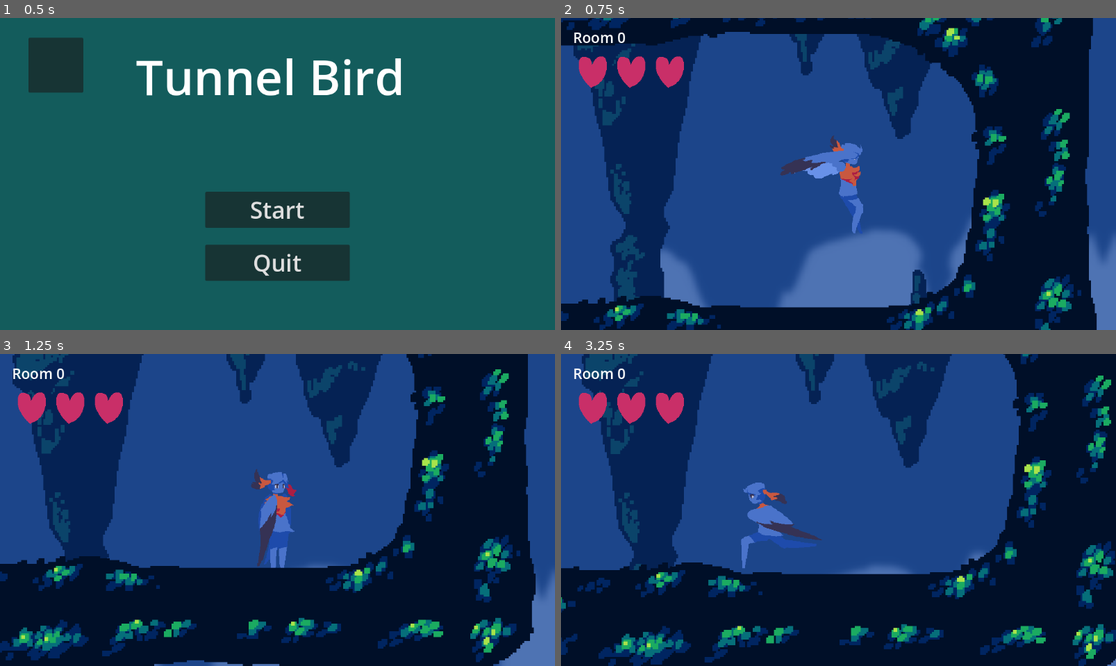
Above: before the commit, frames 1-4 (two rows, left to right).
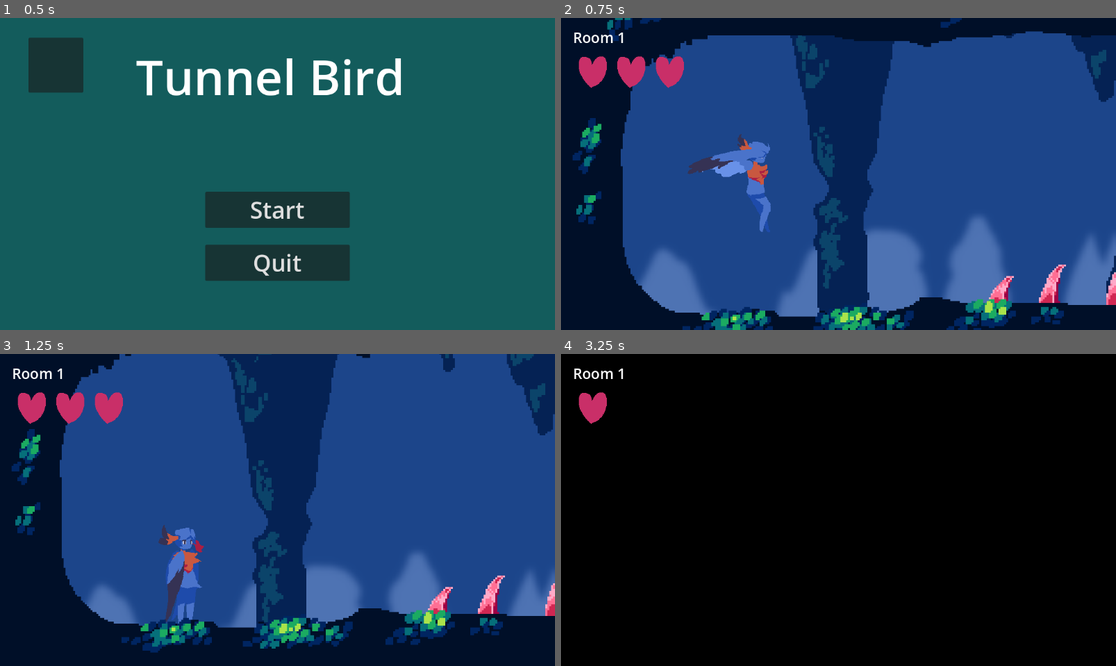
Above: after the commit, the same moments.

Repository: emeryplyler/Paths
Game: Godot game, scene res://title_scene/title.tscn
Two runs of this game, one before a commit and one after it. Both use one fixed random seed, a clock stepped at 60 frames per second and the inputs below.
Inputs:
- Up to frame 1 (0.5 s): no input
- Up to frame 2 (0.75 s): click "Start" at 0.5 s
- Up to frame 3 (1.25 s): no input
- Up to frame 4 (3.25 s): hold Shift (Glide) 1.28-2.03 s; hold D (Right) 1.28-2.78 s; tap Space (Jump) at 1.52, 2.27 s; tap Shift (Glide) at 2.1 s; hold A (Left) from 2.78 s (still down); hold Shift (Glide) from 2.78 s (still down)

Frame 1 is identical in both runs. In frame 2, 56% of the frame differs, in the area x 0-100%, y 0-100%; in frame 3, 60%; in frame 4, 100%.

Commit message:
berry healing item seems to work
still an issue with portal not generating sometimes (i think it's whenever the maze has no branching)
berries seem strangely common still, maybe put a limit on the numebr of berries per level

Diff:
--- /dev/null
+++ b/interactables/berries/berries.gd
@@ -0,0 +1,17 @@
+class_name Berry extends Node2D
+
+signal picked_up_berries
+
+# Called when the node enters the scene tree for the first time.
+func _ready():
+	pass # Replace with function body.
+
+
+# Called every frame. 'delta' is the elapsed time since the previous frame.
+func _process(delta):
+	pass
+
+
+func _on_area_2d_body_entered(body):
+	picked_up_berries.emit()
+	call_deferred("queue_free")
--- /dev/null
+++ b/interactables/berries/berries.tscn
@@ -0,0 +1,22 @@
+[gd_scene load_steps=4 format=3 uid="uid://dbvpesy5un5kv"]
+
+[ext_resource type="Script" path="res://interactables/berries/berries.gd" id="1_mscqq"]
+[ext_resource type="Texture2D" uid="uid://cqahma5fvisyn" path="res://assets/environment/berries.png" id="2_8j5pj"]
+
+[sub_resource type="CircleShape2D" id="CircleShape2D_xxbdb"]
+radius = 24.0832
+
+[node name="Berries" type="Node2D"]
+script = ExtResource("1_mscqq")
+
+[node name="Sprite2D" type="Sprite2D" parent="."]
+scale = Vector2(0.495, 0.495)
+texture = ExtResource("2_8j5pj")
+
+[node name="Area2D" type="Area2D" parent="."]
+collision_mask = 2
+
+[node name="CollisionShape2D" type="CollisionShape2D" parent="Area2D"]
+shape = SubResource("CircleShape2D_xxbdb")
+
+[connection signal="body_entered" from="Area2D" to="." method="_on_area_2d_body_entered"]
--- a/main_game_scene/Maze.gd
+++ b/main_game_scene/Maze.gd
@@ -25,6 +25,7 @@
 var player_health: int = 3 # current health, init at 3
 
 @export var Portal: PackedScene # object takes player to next maze
+@export var Berries: PackedScene # the healing item
 @export var passes_label: Label
 
 @export var BlackScreenAnimator: CanvasLayer
@@ -38,10 +39,13 @@
 
 signal player_died
 signal player_respawn # used for playing the fade in animation after respawning
+signal berry_pickup # used for healing berry pickup event
 
 # Called when the node enters the scene tree for the first time.
 func _ready():
 	BlackScreenAnimator.game_over.connect(_on_game_over) # signal sent from animator for timing death sequence
+	#var berry_inst = Berries.instantiate()
+	#berry_inst.picked_up_berries.connect(_on_berry_pickup)
 	GameOverScreen.set_visible(false) # make sure game over screen is not showing
 	level_gen()
 
@@ -82,6 +86,21 @@
 	call_deferred("remove_child", current_portal_inst) # godot gets mad if this isn't deferred
 	#remove_child(current_portal_inst)
 	current_portal_inst.queue_free()
+
+func make_berries(pos: Vector2):
+	var new_berries: Node2D = Berries.instantiate()
+	new_berries.position = pos
+	call_deferred("add_child", new_berries)
+	if new_berries and not new_berries.picked_up_berries.is_connected(_on_berry_pickup):
+		new_berries.picked_up_berries.connect(_on_berry_pickup)
+
+
+func destroy_all_berries():
+	var mazenode = get_node(".")
+	for item in mazenode.get_children():
+		if item is Berry:
+			call_deferred("remove_child", item)
+			item.queue_free()
 
 # small functions because tilesets work differently in godot 4 than 3
 func id_to_coords(id:int):
@@ -151,7 +170,15 @@
 					else:
 						next_atlas_source = 1
 
-			Map.set_cell(map_layer, current, atlas_source, id_to_coords(current_walls)) # set tiles to new correct shape
+
+			# make berries
+			if randi_range(0, 5) == 1:
+				var berry_position = to_global(Map.map_to_local(current))
+				make_berries(berry_position)
+
+
+			# set tiles to new correct shape
+			Map.set_cell(map_layer, current, atlas_source, id_to_coords(current_walls))
 			Map.set_cell(map_layer, next, next_atlas_source, id_to_coords(next_walls))
 
 			current = next
@@ -165,13 +192,23 @@
 				var portal_position = to_global(Map.map_to_local(portal_tile)) # calculate where to spawn the portal in
 				make_portal(portal_position)
 				placed_portal = true
+
 			current = stack.pop_back()
+
+
+		elif neighbors.size() <= 0 and not stack and not placed_portal:
+			# rare case - no neighbors, no stack, no portal
+			var portal_position = to_global(Map.map_to_local(portal_tile))
+			make_portal(portal_position)
+			placed_portal = true
+			print("h")
 
 
 func _on_player_entered_portal():
 	passes += 1
 	Player.velocity = Vector2.ZERO # reset velocity
 	destroy_portal()
+	destroy_all_berries()
 	level_gen()
 
 
@@ -180,6 +217,10 @@
 	player_health -= 1
 	player_died.emit() # trigger animations
 	# NOTE: do we need an invincibility timer?
+
+func _on_berry_pickup():
+	player_health += 1
+	berry_pickup.emit()
 
 # I think this is fires right after the first fade to black animation is finished?
 # The same time as the fade back in animation begins
--- a/main_game_scene/root.tscn
+++ b/main_game_scene/root.tscn
@@ -11,6 +11,7 @@
 [ext_resource type="Texture2D" uid="uid://dkfjcf1dvqfpn" path="res://assets/environment/back.png" id="7_5a7f6"]
 [ext_resource type="Texture2D" uid="uid://c4ovq0o4kjeua" path="res://assets/environment/para1.png" id="8_01bof"]
 [ext_resource type="Texture2D" uid="uid://cbnvxcglgs1o7" path="res://assets/player/player_health.png" id="8_ixdf4"]
+[ext_resource type="PackedScene" uid="uid://dbvpesy5un5kv" path="res://interactables/berries/berries.tscn" id="11_74i73"]
 
 [sub_resource type="CapsuleShape2D" id="CapsuleShape2D_o2pi5"]
 radius = 17.55
@@ -394,6 +395,7 @@
 stretch_mode = 1
 
 [node name="GameOver" type="Control" parent="Player/Camera2D/CanvasLayer"]
+visible = false
 layout_mode = 3
 anchors_preset = 15
 anchor_right = 1.0
@@ -493,6 +495,7 @@
 Player = NodePath("../Player")
 Cam = NodePath("../Player/Camera2D")
 Portal = ExtResource("4_ftpbv")
+Berries = ExtResource("11_74i73")
 passes_label = NodePath("../Player/Camera2D/CanvasLayer/Label")
 BlackScreenAnimator = NodePath("../Player/Camera2D/CanvasLayer")
 GameOverScreen = NodePath("../Player/Camera2D/CanvasLayer/GameOver")
--- a/main_game_scene/scene_transitions.gd
+++ b/main_game_scene/scene_transitions.gd
@@ -13,6 +13,7 @@
 func _ready():
 	maze.player_died.connect(_on_player_died)
 	maze.player_respawn.connect(_on_player_respawn)
+	maze.berry_pickup.connect(_on_berry_pickup)
 	heart_size = 200 # match this to width of heart sprite
 	health_bar.size.x = heart_size * maze.player_health # health bar init
 
@@ -29,6 +30,10 @@
 	animator.queue("unfading")
 	health_bar.size.x = heart_size * maze.player_health
 
+func _on_berry_pickup():
+	# insert sound effect here
+	health_bar.size.x = heart_size * maze.player_health
+
 # Called every frame. 'delta' is the elapsed time since the previous frame.
 func _process(delta):
 	pass
Binary file added: assets/environment/berries.png
Not shown, added: assets/environment/berries.png.import
Not shown: 1 places in main_game_scene/root.tscn that only renumber resources
